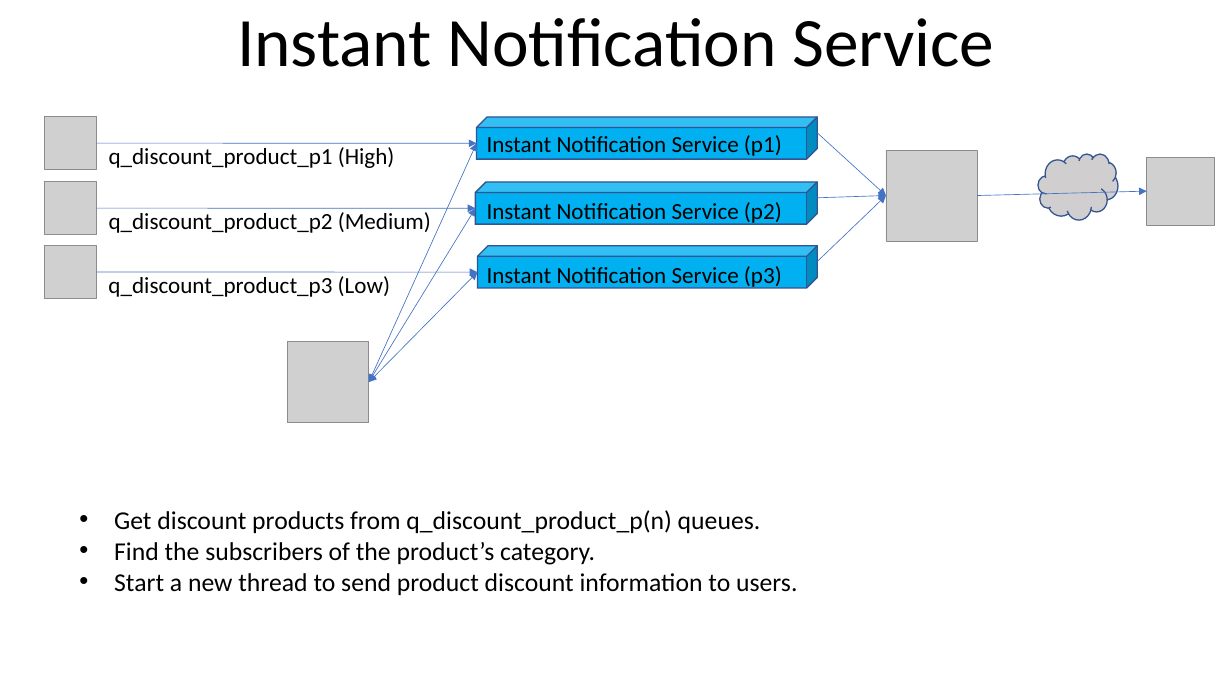
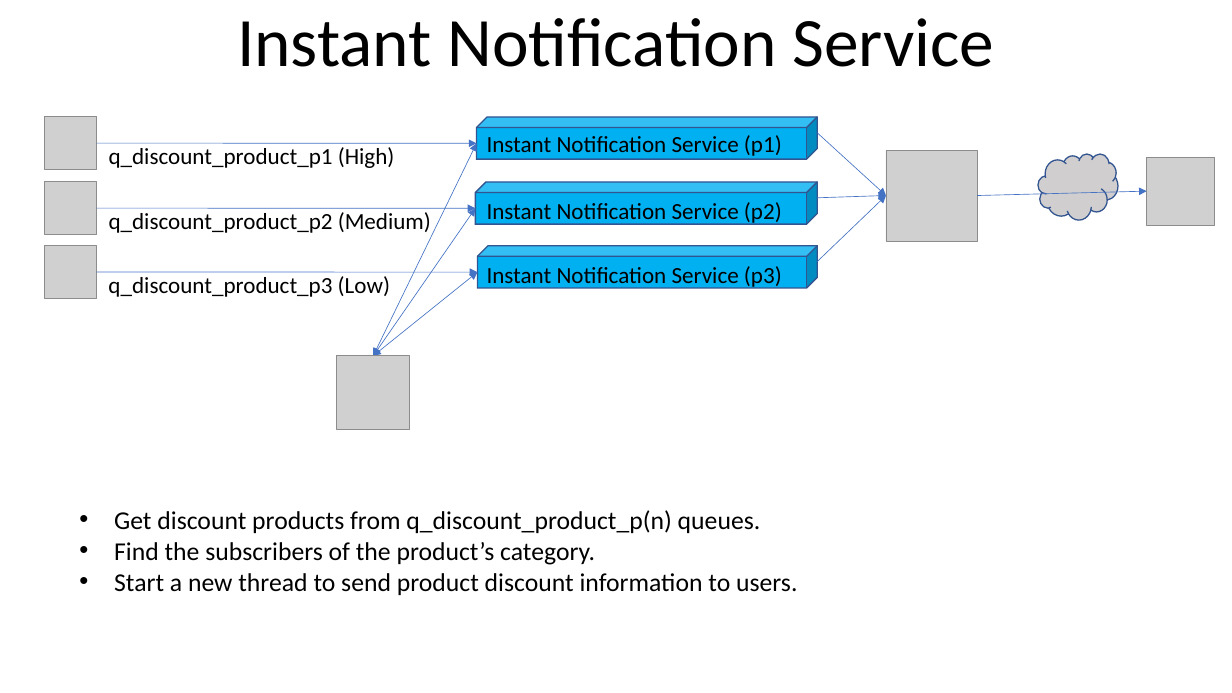
Before and after one commit to youhusky/price-monitoring-system, a slide deck: slide 8 of PriceMonitoringDesign.pptx (slide 6 before the commit). Drawn at 1232x693 pixels with LibreOffice and Linux fonts; fonts in the diff are those of the drawing; grey boxes stand for pictures. Boxes give left, top, right and bottom in pixels: in the first picture for what was removed or moved away, otherwise in the second. Text is boxed around its words. In the diff, an @@ line names an element or a change of style, - is before the commit and + after.

```diff
--- a/PriceMonitoringDesign.pptx
+++ b/PriceMonitoringDesign.pptx
@@ double arrow moved from (369, 383) - (477, 143) to (373, 356) - (477, 143) @@
@@ double arrow moved from (369, 383) - (476, 208) to (373, 356) - (476, 208) @@
@@ double arrow moved from (369, 383) - (478, 273) to (373, 356) - (478, 273) @@
@@ picture removed at (287, 341, 370, 423) @@
@@ picture added at (336, 356, 409, 429) @@
```
Also in this commit, not shown: 8 other slides changed, 1 slide added, 3 other files.
